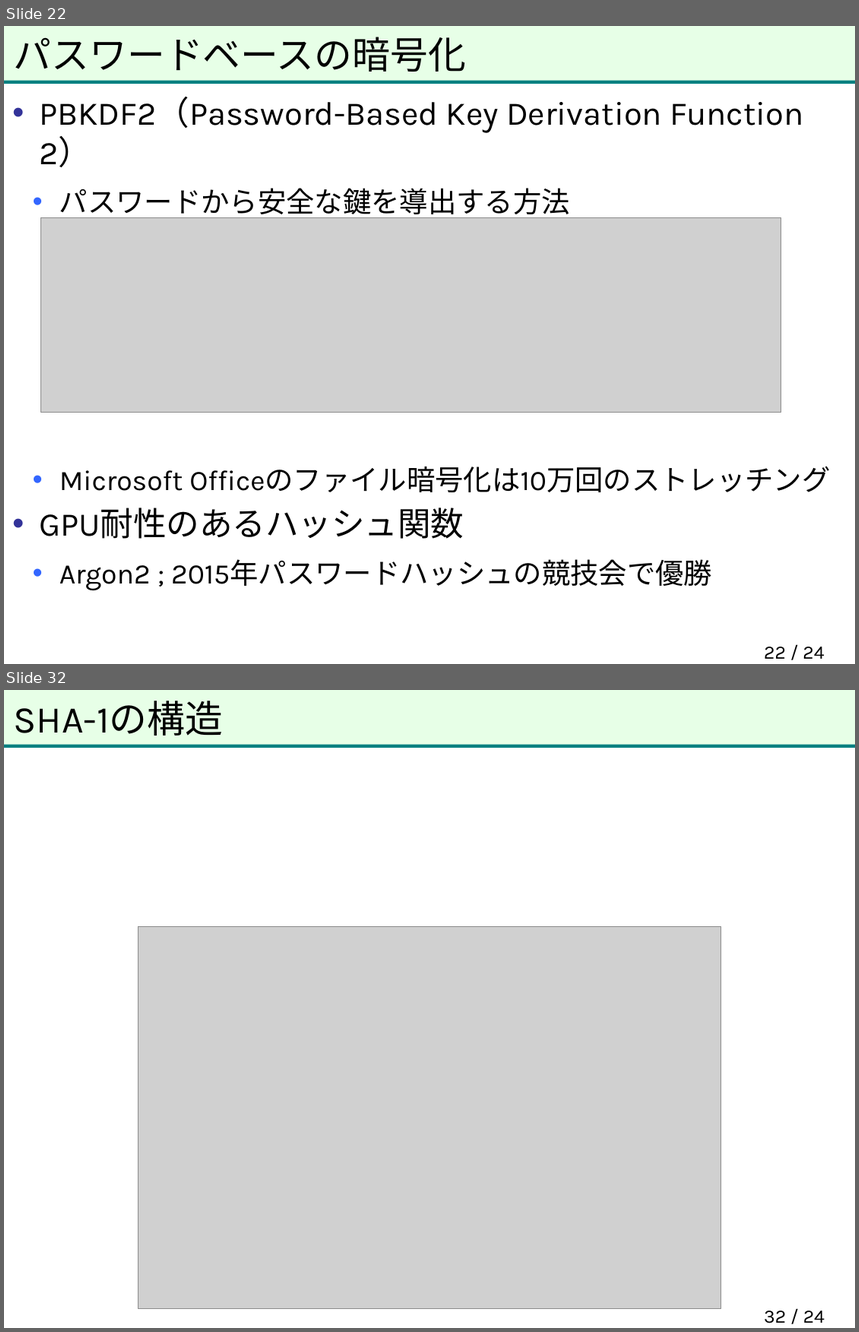
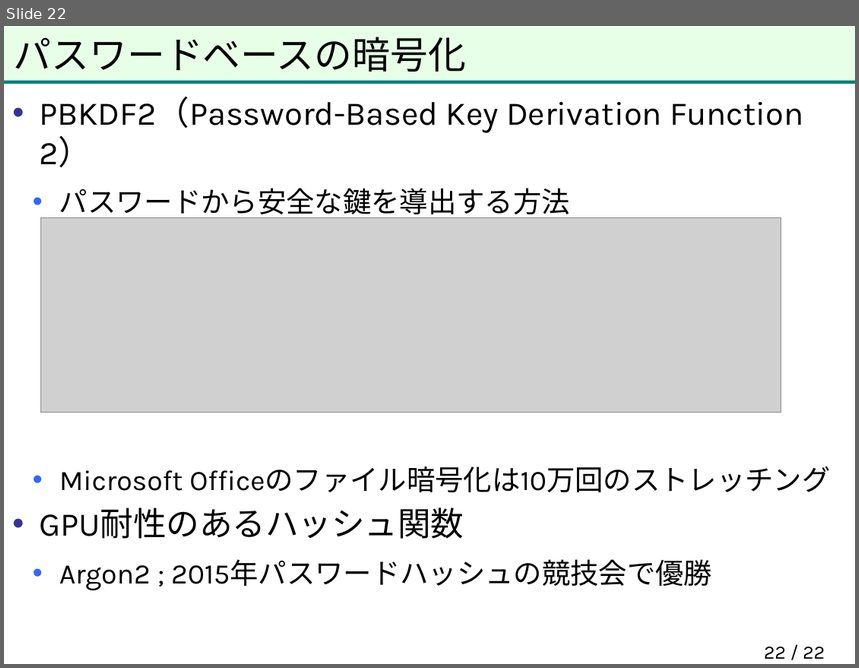
Before and after one commit to herumi/anninbon, a slide deck: lec/anninbon6.pptx. Shown one above the other, each under a label of ours: slides 22 and 32 before the commit, slide 22 after it; the slides between them are not shown. The pictures are 859x1332 and 859x668 pixels, drawn with LibreOffice and Linux fonts; fonts in the diff are those of the drawing; grey boxes stand for pictures; background and template pictures are left out. Boxes give left, top, right and bottom in pixels: in the first picture for what was removed or moved away, otherwise in the second. Text is boxed around its words. In the diff, an @@ line names an element or a change of style, - is before the commit and + after.

```diff
--- a/lec/anninbon6.pptx
+++ b/lec/anninbon6.pptx
@@ slide 32 removed at (4,690,855,1328), background picture (left out); not listed: 2 template elements that a slide beside it also shows @@
@@ title removed at (14,701,223,736) @@
-SHA-1の構造
@@ picture removed at (138,926,721,1309) @@
@@ page number removed at (764,1311,825,1324) @@
-32 / 24
@@ page number at (764,647,825,659): text changed @@
-22 / 24
+22 / 22
```
Also in this commit, not shown: 15 other slides removed, 1 other file.
